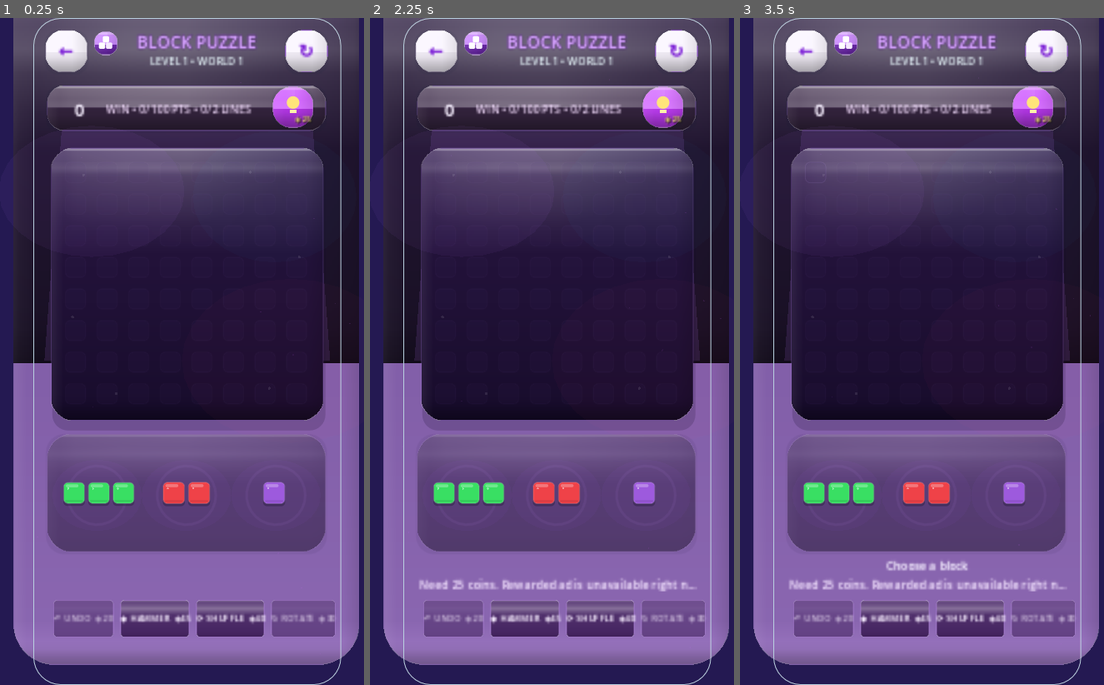
Above: before the commit, frames 1-3 (left to right).
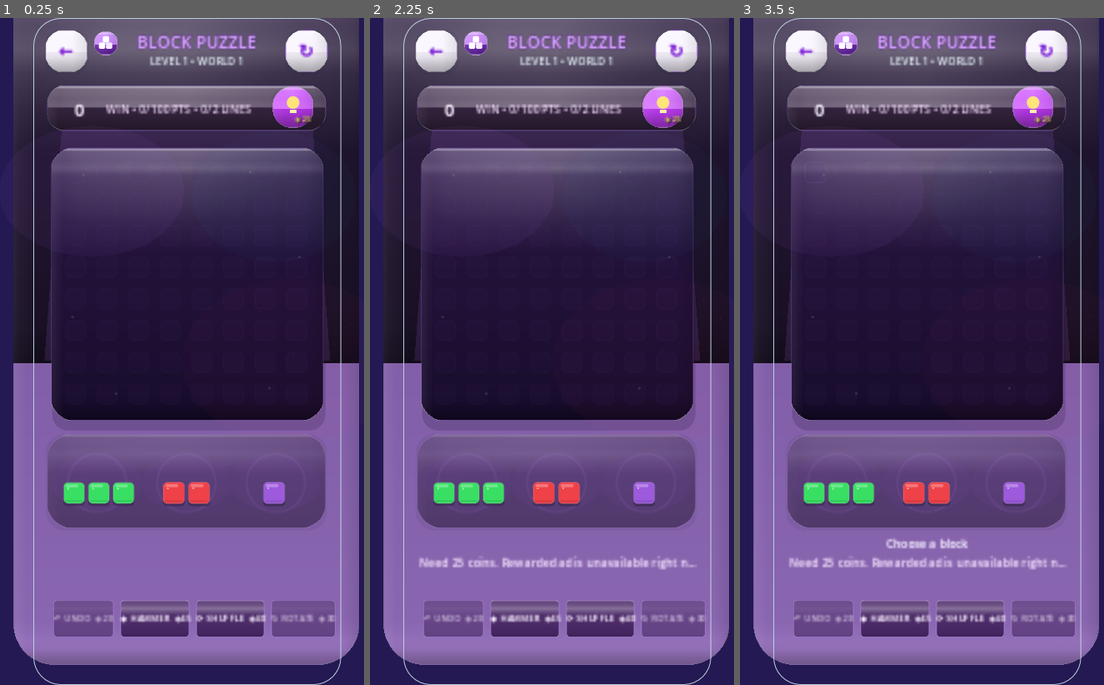
Above: after the commit, the same moments.

Repository: eghosa001/unjam
Game: Godot game, scene res://scenes/BlockPuzzle.tscn
Two runs of this game, one before a commit and one after it. Both use one fixed random seed, a clock stepped at 60 frames per second and the inputs below. This scene is started directly instead of the project's main scene.
Inputs (mouse positions are in pixels of both pictures, inside the frame that each line leads up to):
- Up to frame 1 (0.25 s): no input
- Up to frame 2 (2.25 s): click "←" at 0.5 s; click "↻" at 1.25 s; click "◈25" at 2 s
- Up to frame 3 (3.5 s): click (816, 171) at 2.77 s

The runs differ from the first frame. In frame 1, 2.8% of the frame differs, in the area x 13-90%, y 73-80%; in frame 2, 4.2%; in frame 3, 4.3%, in the area x 13-90%, y 73-86%.

Commit message:
Compact Block tray around the playable pieces

Diff:
--- a/scripts/game/block_puzzle_3d.gd
+++ b/scripts/game/block_puzzle_3d.gd
@@ -219,12 +219,12 @@
 
 	var tray := PanelContainer.new()
 	tray.name = "BlockTray"
-	FigmaReferenceCanvas.add_shadow(canvas, Rect2(17,526,354,150), 22, Color(0.07,0.03,0.16,0.07), 4, Vector2(0,4))
+	FigmaReferenceCanvas.add_shadow(canvas, Rect2(17,526,354,120), 22, Color(0.07,0.03,0.16,0.07), 4, Vector2(0,4))
 	tray.add_theme_stylebox_override("panel", FigmaReferenceCanvas.rounded_gradient3(
 		Color(0.16,0.09,0.22,0.42), Color(0.12,0.06,0.18,0.38), Color(0.08,0.04,0.13,0.42), 22,
 		Color(0.67,0.55,0.72,0.08), 1.0, 0.08
 	))
-	FigmaReferenceCanvas.set_rect(tray, 17, 526, 354, 150)
+	FigmaReferenceCanvas.set_rect(tray, 17, 526, 354, 120)
 	tray.mouse_filter = Control.MOUSE_FILTER_IGNORE
 	canvas.add_child(tray)
 	var tray_art := GAMEPLAY_ART.new()
@@ -236,13 +236,13 @@
 	piece_row.name = "BlockPieceRow"
 	piece_row.alignment = BoxContainer.ALIGNMENT_CENTER
 	piece_row.add_theme_constant_override("separation", 7)
-	FigmaReferenceCanvas.set_rect(piece_row, 31, 545, 326, 112)
+	FigmaReferenceCanvas.set_rect(piece_row, 31, 536, 326, 96)
 	canvas.add_child(piece_row)
 
 	var status_region := Control.new()
 	status_region.name = "BlockStatus"
 	status_region.clip_contents = true
-	FigmaReferenceCanvas.set_rect(status_region, 18, 682, 354, 20)
+	FigmaReferenceCanvas.set_rect(status_region, 18, 654, 354, 20)
 	canvas.add_child(status_region)
 	status_label = FigmaReferenceCanvas.label("", 14, Color(1,0.995,0.97), true)
 	status_label.name = "BlockStatusText"
@@ -255,7 +255,7 @@
 	var hint_region := Control.new()
 	hint_region.name = "BlockHint"
 	hint_region.clip_contents = true
-	FigmaReferenceCanvas.set_rect(hint_region, 18, 706, 354, 20)
+	FigmaReferenceCanvas.set_rect(hint_region, 18, 678, 354, 20)
 	canvas.add_child(hint_region)
 	hint_label = FigmaReferenceCanvas.label("", 14, Color(1,0.995,0.97), true)
 	hint_label.name = "BlockHintText"
@@ -365,9 +365,9 @@
 
 func _tray_piece_button_size() -> Vector2:
 	# This scene is authored on a 390x844 Figma canvas and scales uniformly as a
-	# whole. Keep three 104px slots inside the 326px row, but give each piece 112px
-	# of vertical room so three-cell shapes render at board-like scale.
-	return Vector2(104, 112)
+	# whole. Keep three 104px slots inside the 326px row while trimming unused
+	# vertical tray space so the blocks themselves own the visual hierarchy.
+	return Vector2(104, 96)
 
 func load_level() -> void:
 	_clear_transition_active = false
